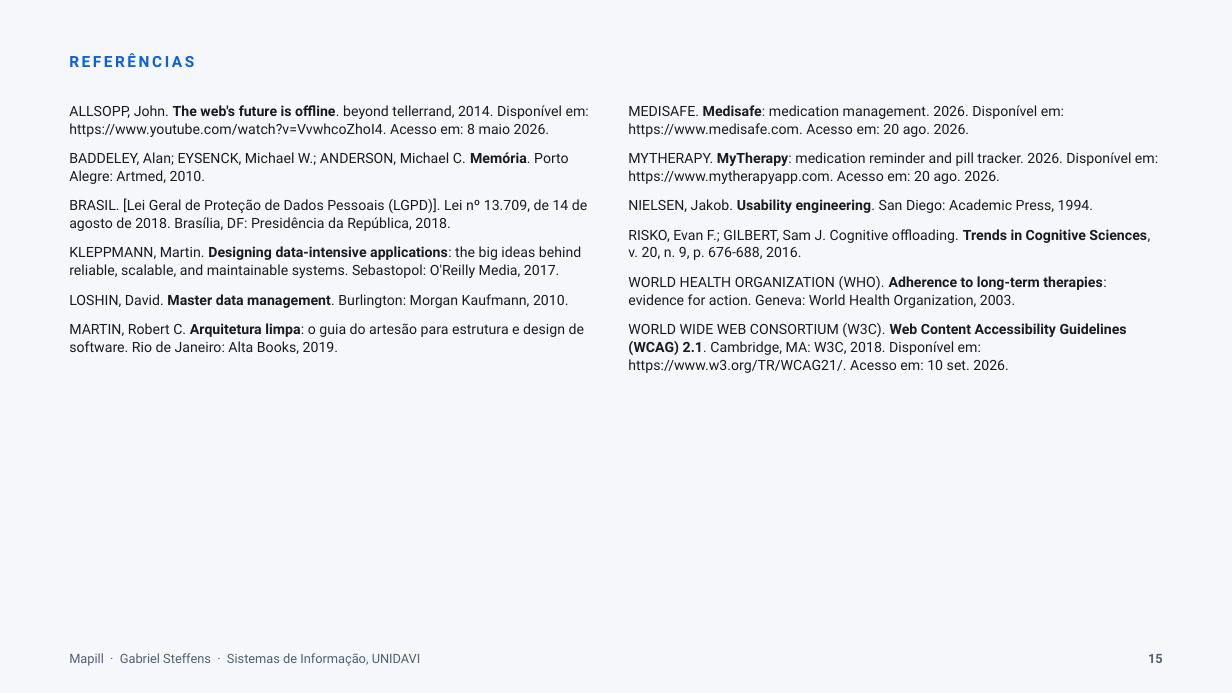
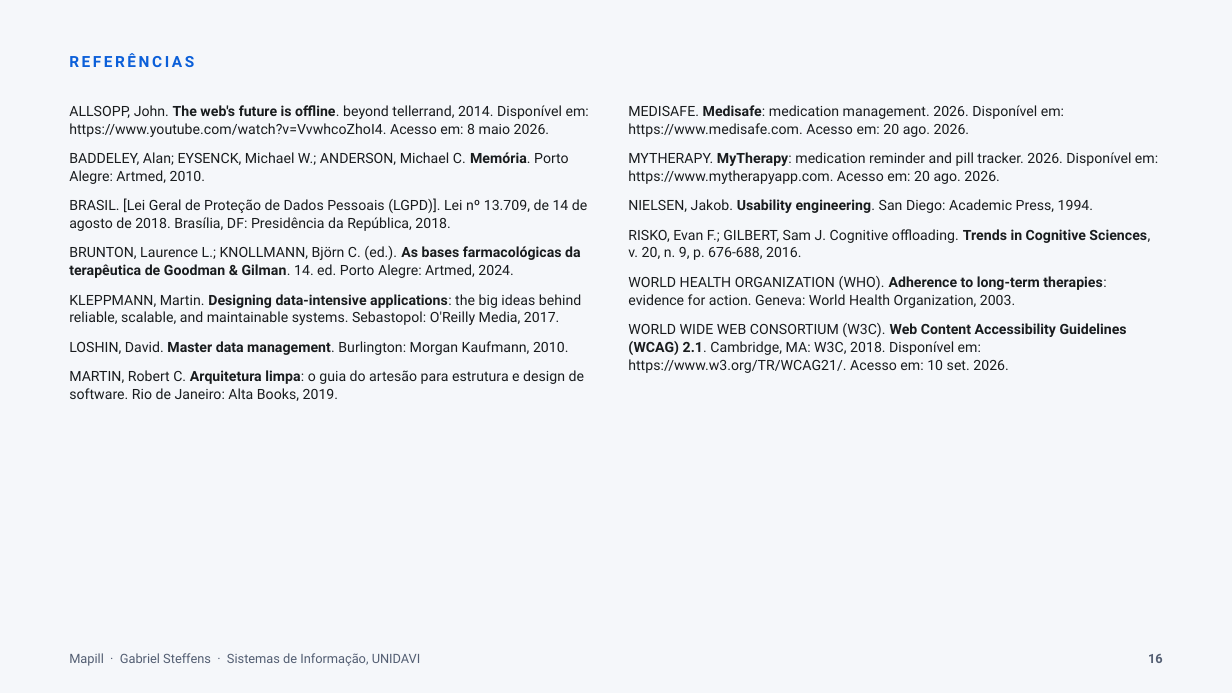
Before and after one commit to gabste8831/Mapill-Health-App, a slide deck: slide 16 of docs/tcc/apresentacao-mapill.pptx (slide 15 before the commit). Drawn at 1232x693 pixels with LibreOffice and Linux fonts; fonts in the diff are those of the drawing. Boxes give left, top, right and bottom in pixels: in the first picture for what was removed or moved away, otherwise in the second. Text is boxed around its words. In the diff, an @@ line names an element or a change of style, - is before the commit and + after.

```diff
--- a/docs/tcc/apresentacao-mapill.pptx
+++ b/docs/tcc/apresentacao-mapill.pptx
@@ text at (69,246,581,278): paragraph added @@
+BRUNTON, Laurence L.; KNOLLMANN, Björn C. (ed.). As bases farmacológicas da terapêutica de Goodman & Gilman. 14. ed. Porto Alegre: Artmed, 2024.
```
Also in this commit, not shown: 15 other slides changed, 1 slide added, 2 other files.
